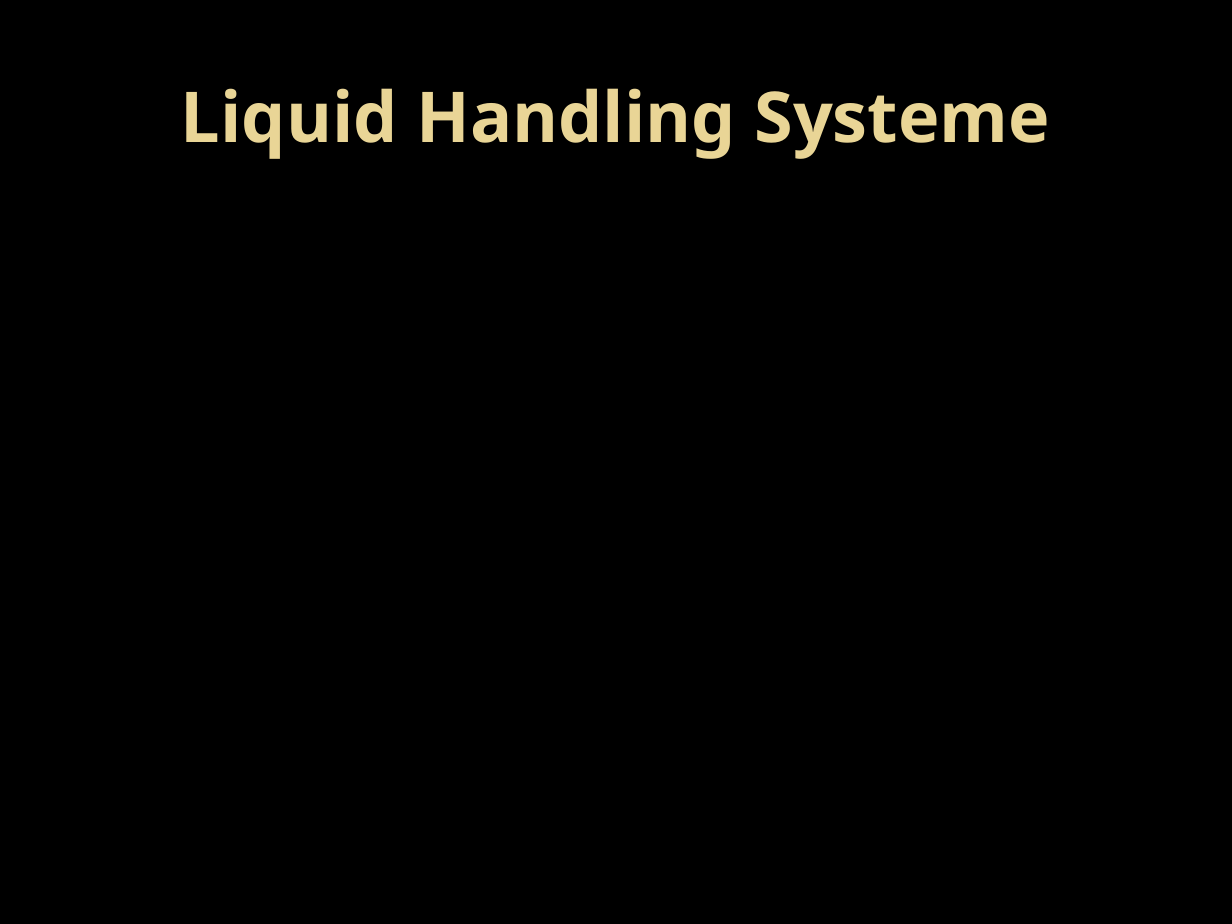
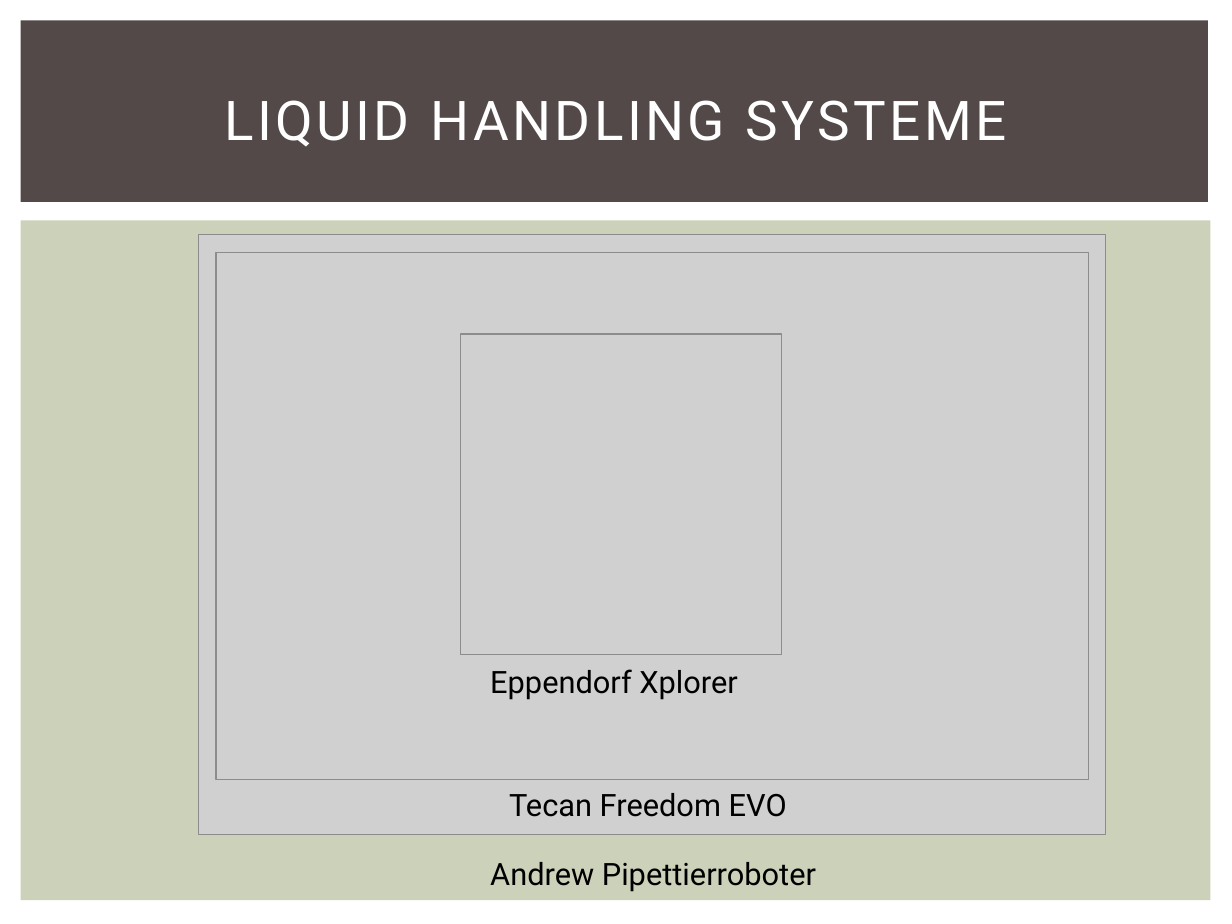
Before and after one commit to Bondzio/Stuff, a slide deck: slide 3 of Studienarbeit/Präsentation.pptx. Drawn at 1232x924 pixels with LibreOffice and Linux fonts; fonts in the diff are those of the drawing; grey boxes stand for pictures; background and template pictures are left out. Boxes give left, top, right and bottom in pixels: in the first picture for what was removed or moved away, otherwise in the second. Text is boxed around its words. In the diff, an @@ line names an element or a change of style, - is before the commit and + after.

```diff
--- a/Studienarbeit/Präsentation.pptx
+++ b/Studienarbeit/Präsentation.pptx
@@ background picture (left out) to #FFFFFF @@
@@ rectangle added at (21,21,1209,202), fill #534949 @@
@@ title at (224,100,1007,147): text changed; size 41 to 32 pt; font Noto Sans to Roboto; text colour gradient #EAD696 to #E7D081 to #FFFFFF; bold off @@
-Liquid Handling Systeme
+LIQUID HANDLING SYSTEME
@@ rectangle added at (21,221,1211,901), fill #CCD1B9 @@
@@ picture added at (198,234,1105,835) @@
@@ picture added at (216,253,1088,780) @@
@@ picture added at (461,334,781,654) @@
@@ text added at (490,669,737,700), 18 pt, text #000000 @@
+Eppendorf Xplorer
@@ text added at (509,793,787,817), 18 pt, text #000000 @@
+Tecan Freedom EVO
@@ text added at (490,862,816,892), 18 pt, text #000000 @@
+Andrew Pipettierroboter
```
Also in this commit, not shown: 2 other slides changed, 14 slides added.
